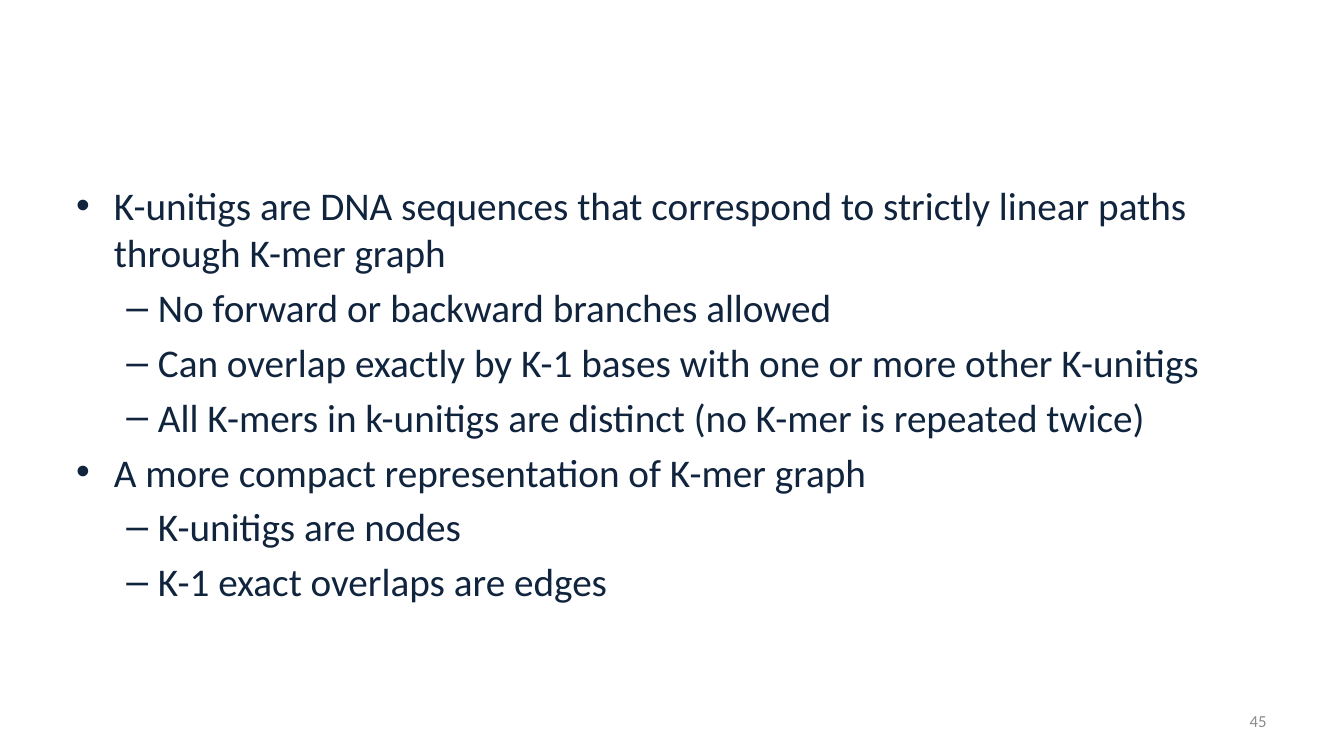
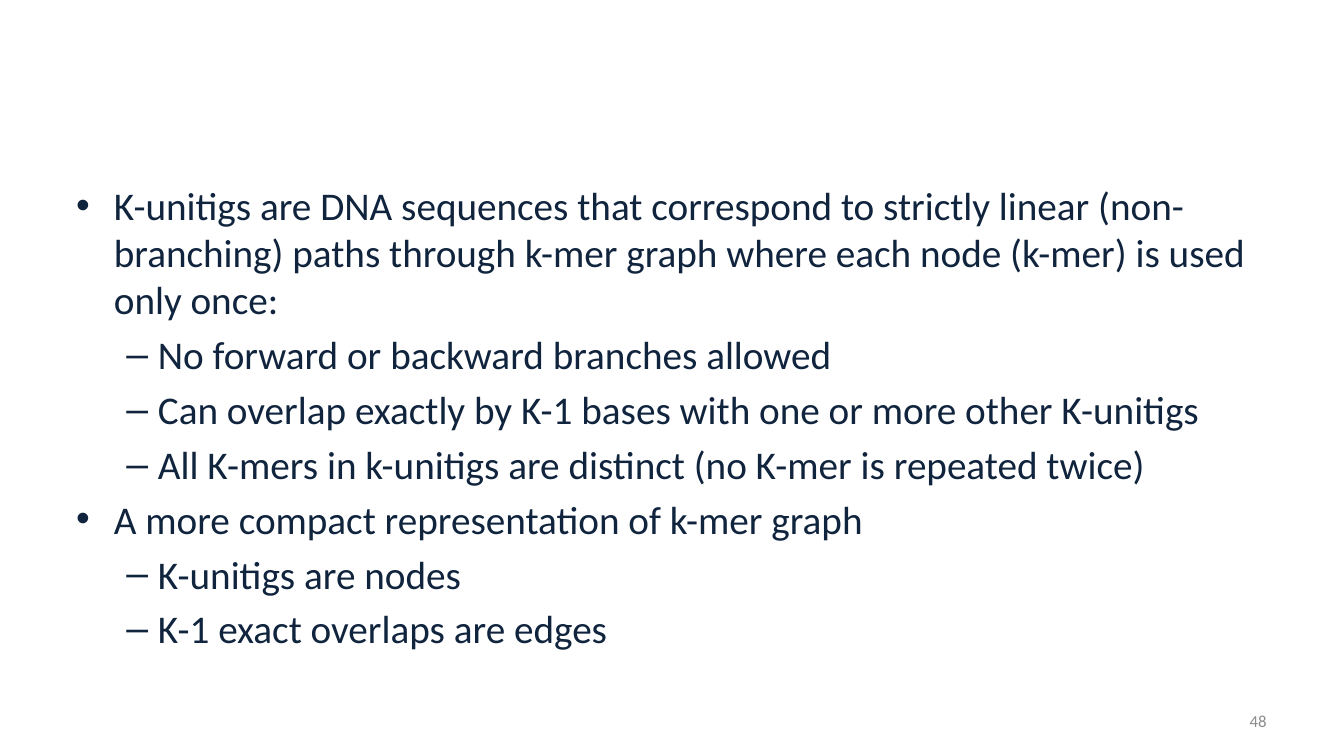
Before and after one commit to alekseyzimin/BME-Algorithms-for-Analysis-of-Genomic-Data, a slide deck: slide 48 of Fall 2026/Week 5 -- Genome Assembly Algorithms.pptx (slide 45 before the commit). Drawn at 1344x756 pixels with LibreOffice and Linux fonts; fonts in the diff are those of the drawing; background and template pictures are left out. Boxes give left, top, right and bottom in pixels: in the first picture for what was removed or moved away, otherwise in the second. Text is boxed around its words. In the diff, an @@ line names an element or a change of style, - is before the commit and + after.

```diff
--- a/Fall 2026/Week 5 -- Genome Assembly Algorithms.pptx
+++ b/Fall 2026/Week 5 -- Genome Assembly Algorithms.pptx
@@ text at [114, 191, 1245, 321]: text changed @@
-• K-unitigs are DNA sequences that correspond to strictly linear paths through K-mer graph
+• K-unitigs are DNA sequences that correspond to strictly linear (non-branching) paths through k-mer graph where each node (k-mer) is used only once:
@@ text at [114, 506, 862, 541]: text changed @@
-• A more compact representation of K-mer graph
+• A more compact representation of k-mer graph
@@ page number at [1250, 715, 1267, 727]: text changed @@
-45
+48
```
Also in this commit, not shown: 21 other slides changed, 5 slides added.
